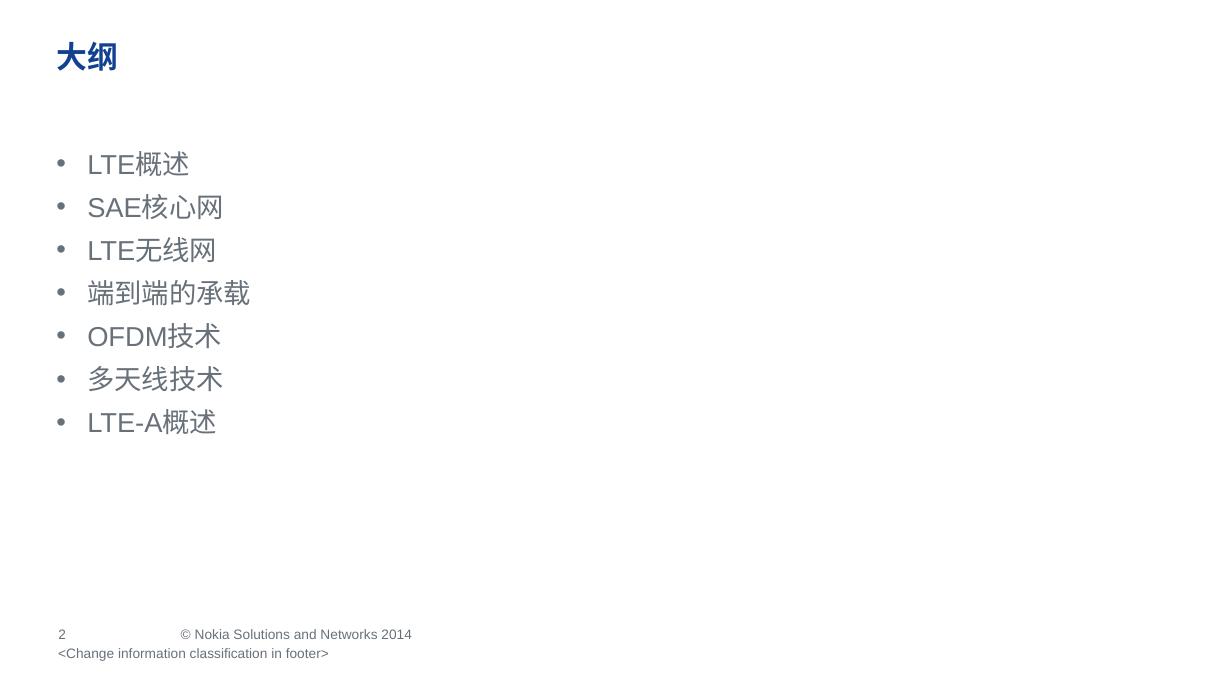
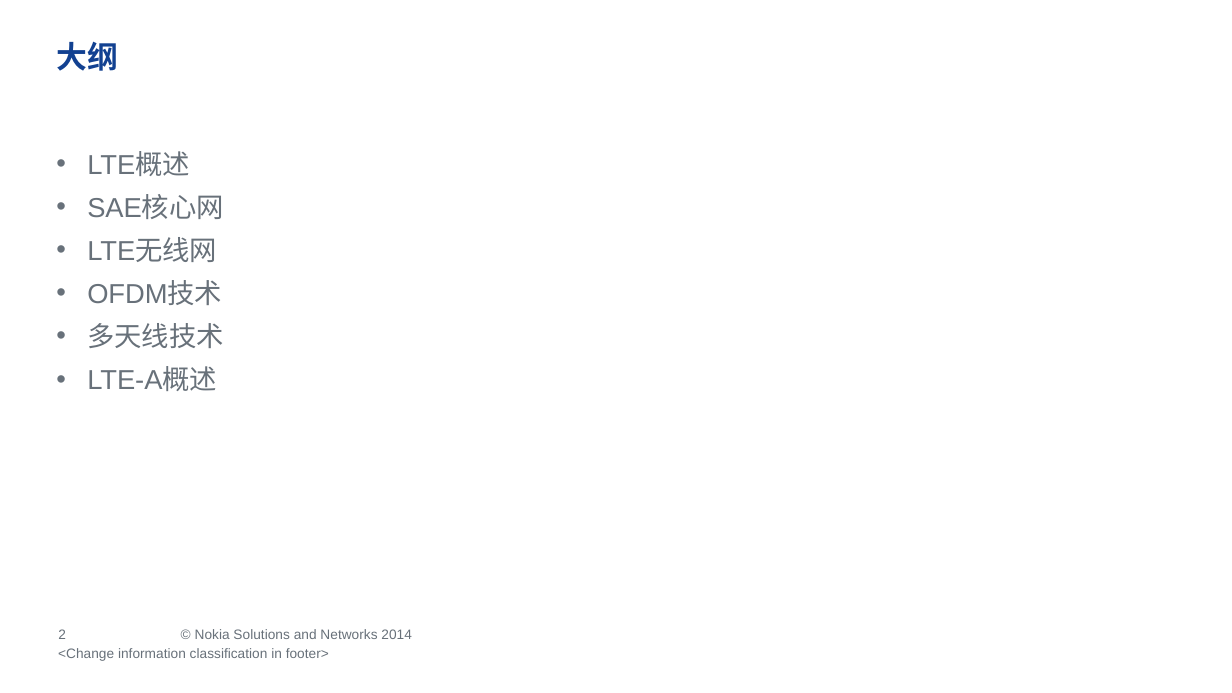
Before and after one commit to ZhouRock/LTE-study, a slide deck: slide 2 of LTE_introduction_by_zhoulei.pptx. Drawn at 1232x693 pixels with LibreOffice and Linux fonts; fonts in the diff are those of the drawing; background and template pictures are left out. Boxes give left, top, right and bottom in pixels: in the first picture for what was removed or moved away, otherwise in the second. Text is boxed around its words. In the diff, an @@ line names an element or a change of style, - is before the commit and + after.

```diff
--- a/LTE_introduction_by_zhoulei.pptx
+++ b/LTE_introduction_by_zhoulei.pptx
@@ text at (x1=87, y1=280, x2=251, y2=305): paragraph removed @@
-• 端到端的承载
```
Also in this commit, not shown: 3 other slides changed, 1 slide removed.
